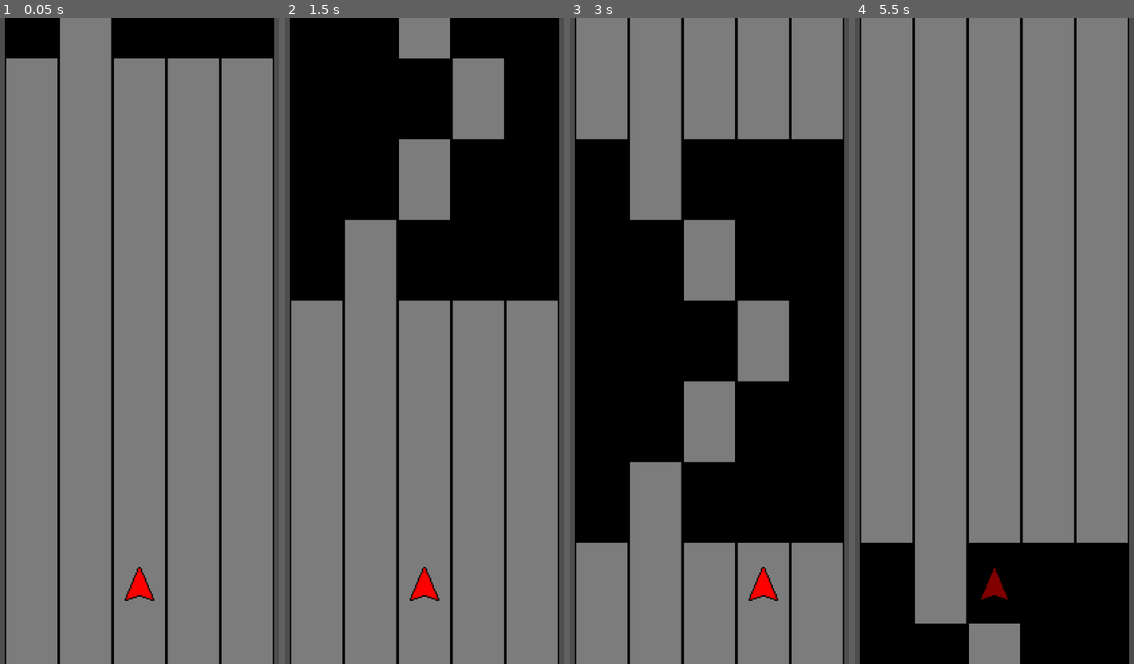
Above: before the commit, frames 1-4 (left to right).
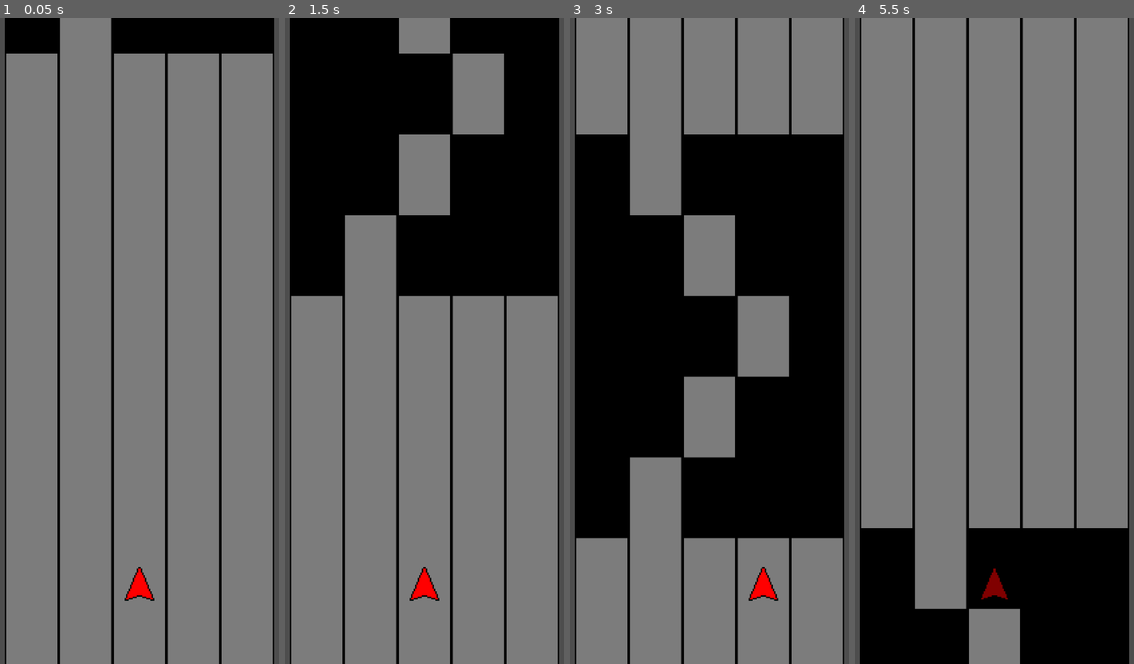
Above: after the commit, the same moments.

Repository: PizzaLovers007/Acerola-Jam-0
Game: Godot game, scene res://Scenes/Game.tscn
The game is run twice, just before and just after one commit, with the same random seed, the same clock (stepped at 60 frames per second) and the same inputs. Sound files missing from this copy of the repository are replaced by a short silence.
Inputs:
- Up to frame 1 (0.05 s): no input
- Up to frame 2 (1.5 s): hold Right (ui_right) 0.53-1.28 s; hold Left (ui_left) from 1.28 s (still down)
- Up to frame 3 (3 s): release Left (ui_left) at 2.03 s; hold Right (ui_right) from 2.03 s (still down)
- Up to frame 4 (5.5 s): release Right (ui_right) at 3.53 s; hold Left (ui_left) from 3.53 s (still down)

The runs differ from the first frame. In frame 1, 0.6% of the frame differs, in the area x 2-98%, y 5-7%; in frame 2, 1.5%; in frame 3, 2.4%; in frame 4, 2.5%, in the area x 2-98%, y 78-94%.

Commit message:
Tween obstacle movements

Diff:
--- a/Scripts/Attacks/Obstacle.gd
+++ b/Scripts/Attacks/Obstacle.gd
@@ -1,5 +1,7 @@
 class_name Obstacle
 extends Node2D
+
+@onready var conductor: Conductor = get_tree().get_first_node_in_group("conductor")
 
 
 # Called when the node enters the scene tree for the first time.
@@ -14,4 +16,9 @@
 
 
 func move() -> void:
-	transform.origin.y += Constants.OBSTACLE_HEIGHT
+	var target_origin = transform.origin + Constants.OBSTACLE_HEIGHT * Vector2.DOWN
+	var tween = get_tree().create_tween()
+	tween.set_ease(Tween.EASE_OUT)
+	tween.set_trans(Tween.TRANS_QUINT)
+	tween.tween_property(self, "position", target_origin, conductor.get_beat_time() / 4)
+	tween.play()
--- a/Scripts/Core/Conductor.gd
+++ b/Scripts/Core/Conductor.gd
@@ -33,6 +33,10 @@
 	is_playing = true
 
 
+func get_beat_time() -> float:
+	return 60 / bpm
+
+
 # Called every frame. 'delta' is the elapsed time since the previous frame.
 func _process(delta: float) -> void:
 	if not is_playing:
